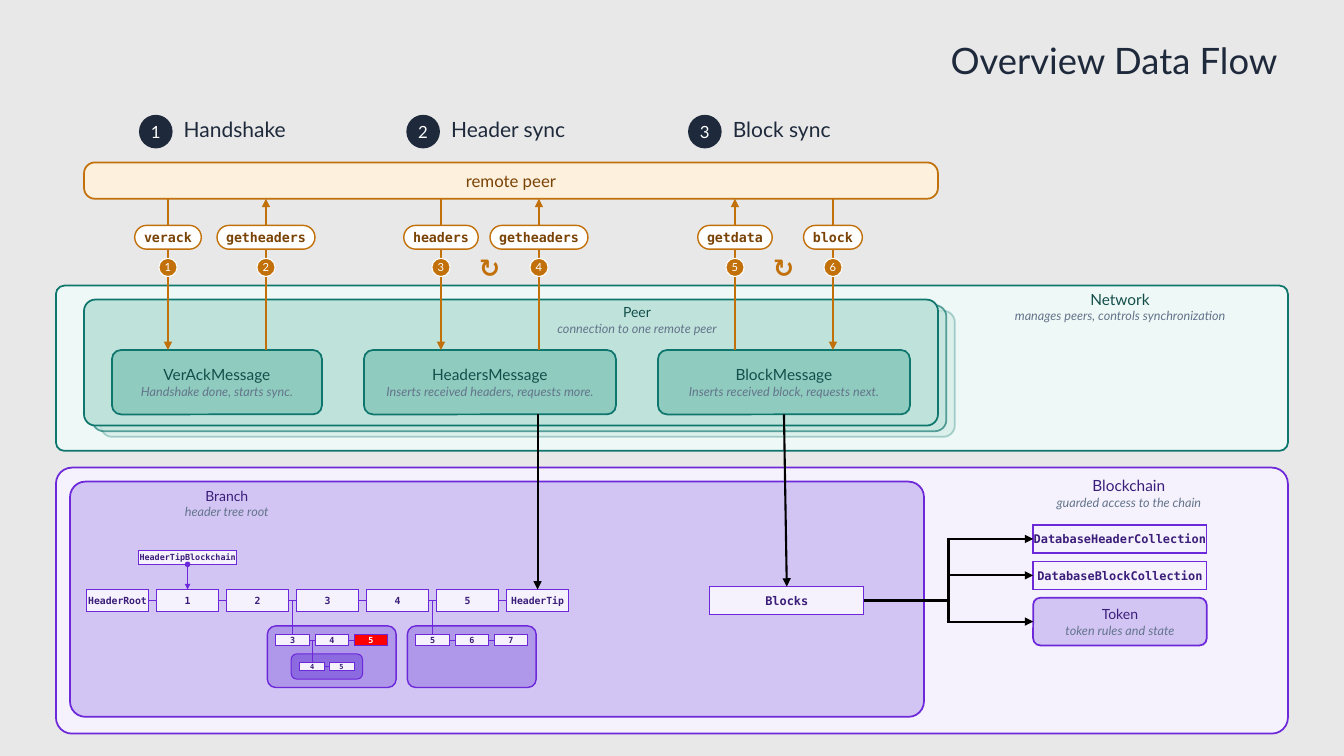
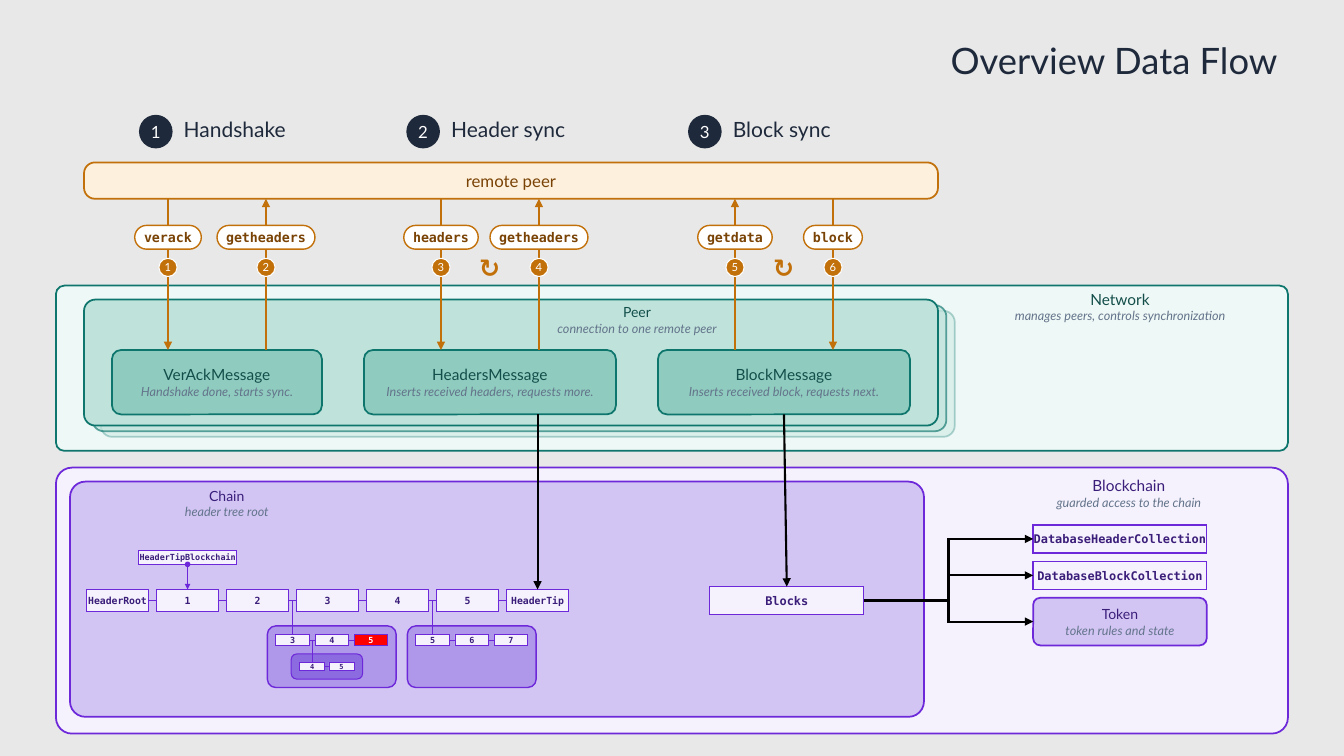
Before and after one commit to BusinessChain/BTokenCore, a slide deck: slide 1 of Docs/BToken-Sync-Flow.pptx. Drawn at 1344x756 pixels with LibreOffice and Linux fonts; fonts in the diff are those of the drawing. Boxes give left, top, right and bottom in pixels: in the first picture for what was removed or moved away, otherwise in the second. Text is boxed around its words. In the diff, an @@ line names an element or a change of style, - is before the commit and + after.

```diff
--- a/Docs/BToken-Sync-Flow.pptx
+++ b/Docs/BToken-Sync-Flow.pptx
@@ text at box(209, 491, 244, 501): text changed @@
-Branch
+Chain
```
Also in this commit, not shown: 2 other files.
